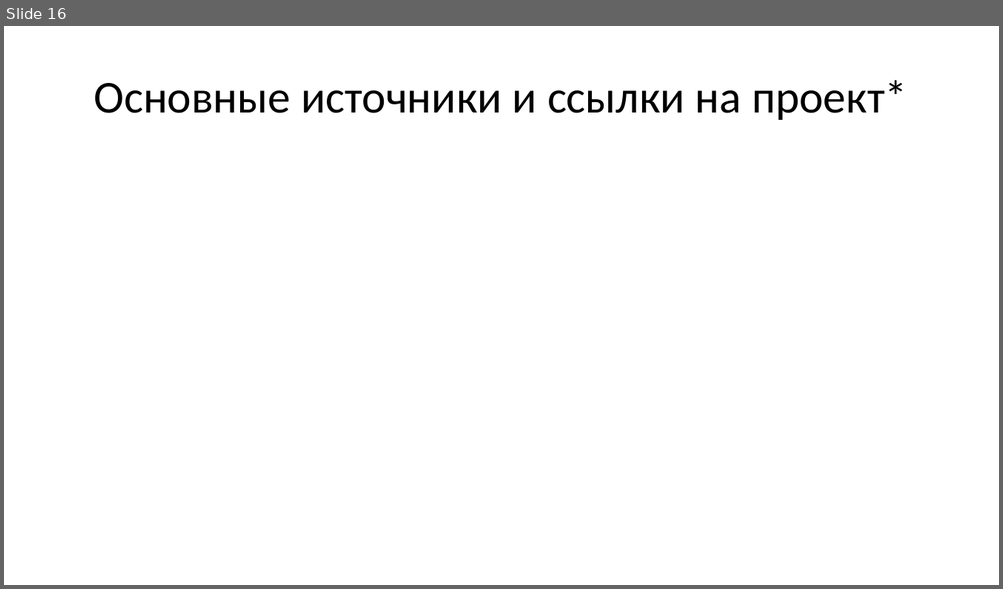
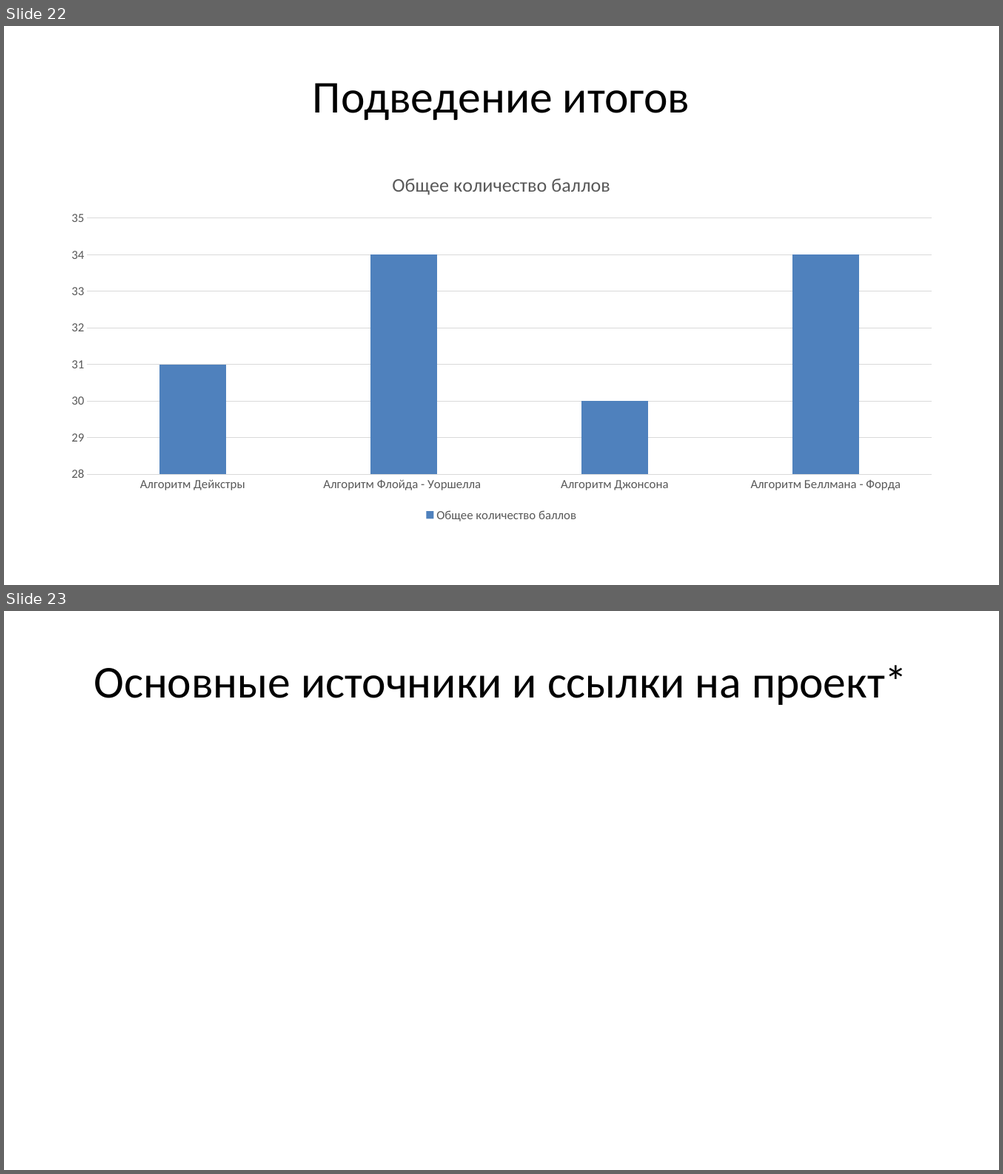
Before and after one commit to daniil00t/graph2.0, a slide deck: Issledovatelskaya_rabota.pptx. Shown one above the other, each under a label of ours: slide 16 before the commit, slides 22 and 23 after it. The pictures are 1003x589 and 1003x1174 pixels, drawn with LibreOffice and Linux fonts; fonts in the diff are those of the drawing. Boxes give left, top, right and bottom in pixels: in the first picture for what was removed or moved away, otherwise in the second. Text is boxed around its words. In the diff, an @@ line names an element or a change of style, - is before the commit and + after.

```diff
--- a/Issledovatelskaya_rabota.pptx
+++ b/Issledovatelskaya_rabota.pptx
@@ slide 22 added at (x1=4, y1=26, x2=999, y2=585), background #FFFFFF @@
@@ title added at (x1=313, y1=83, x2=689, y2=120), 44 pt, text #000000 @@
+Подведение итогов
@@ column chart added at (x1=54, y1=156, x2=949, y2=526) @@
+title "Общее количество баллов"
+categories: Алгоритм Дейкстры, Алгоритм Флойда - Уоршелла , Алгоритм Джонсона, Алгоритм Беллмана - Форда
+Общее количество баллов: 31, 34, 30, 34
@@ what was slide 16 is now slide 23 @@
```
Also in this commit, not shown: 1 slide changed, 6 other slides added, 5 other files.
